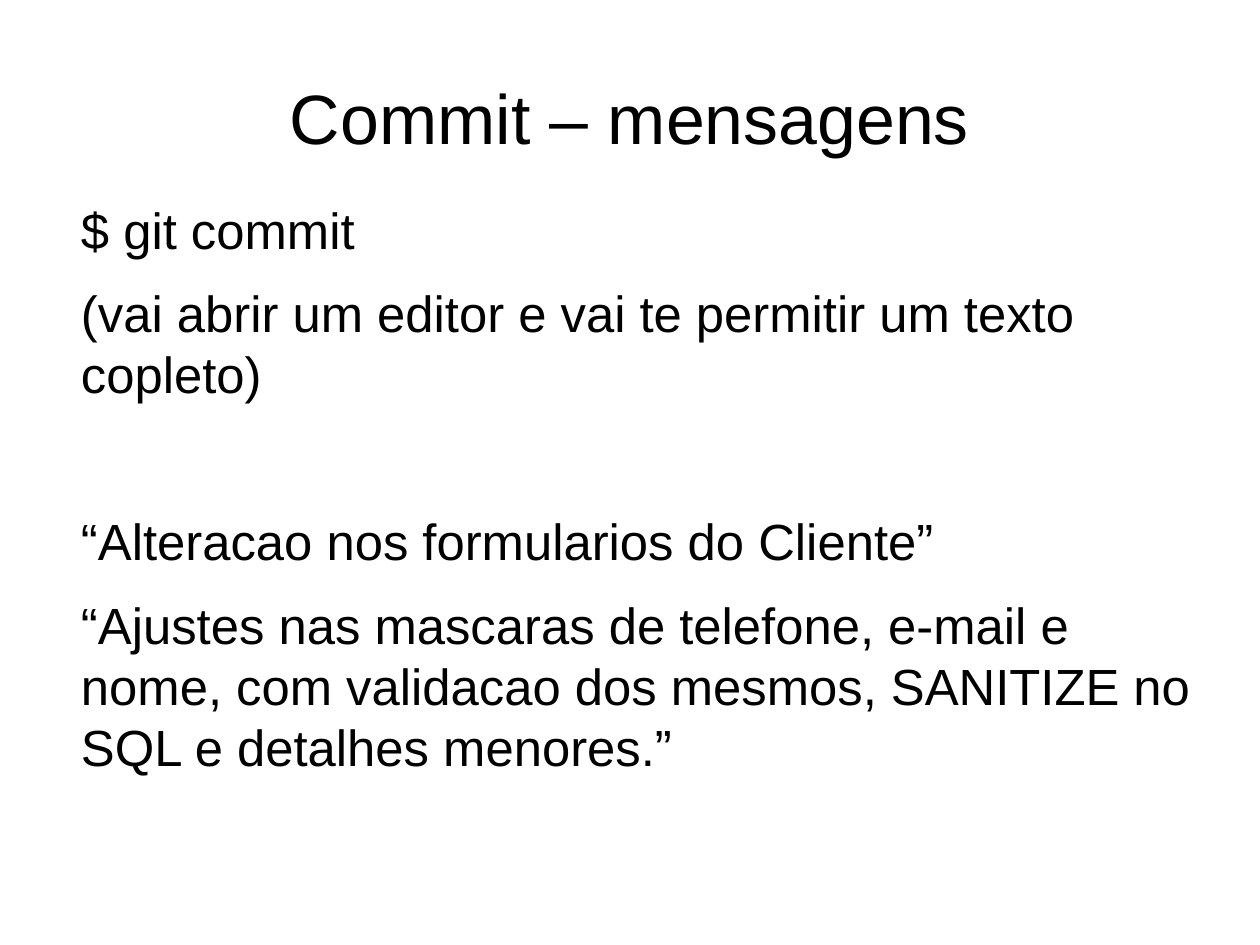
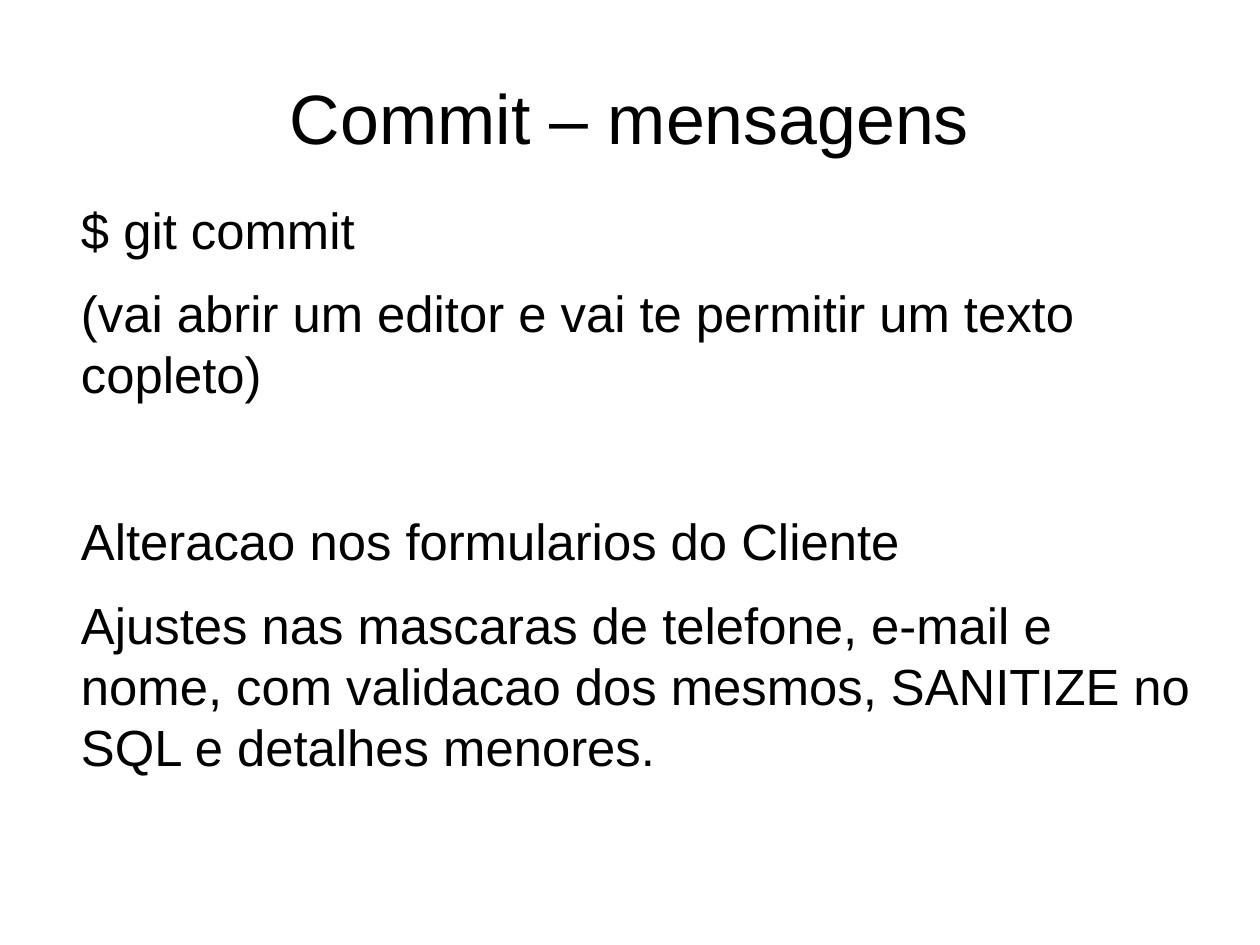
Before and after one commit to sandrocustodiobr/palestras, a slide deck: slide 22 of 2019-git/Git em projetos academicos out2019.odp. Drawn at 1260x945 pixels with LibreOffice and Linux fonts; fonts in the diff are those of the drawing. Boxes give left, top, right and bottom in pixels: in the first picture for what was removed or moved away, otherwise in the second. Text is boxed around its words. In the diff, an @@ line names an element or a change of style, - is before the commit and + after.

```diff
--- a/2019-git/Git em projetos academicos out2019.odp
+++ b/2019-git/Git em projetos academicos out2019.odp
@@ text at [81,523,1189,776]: text changed @@
-“Alteracao nos formularios do Cliente”
-“Ajustes nas mascaras de telefone, e-mail e nome, com validacao dos mesmos, SANITIZE no SQL e detalhes menores.”
+Alteracao nos formularios do Cliente
+Ajustes nas mascaras de telefone, e-mail e nome, com validacao dos mesmos, SANITIZE no SQL e detalhes menores.
```
Also in this commit, not shown: 1 other slide changed, 1 other file.
